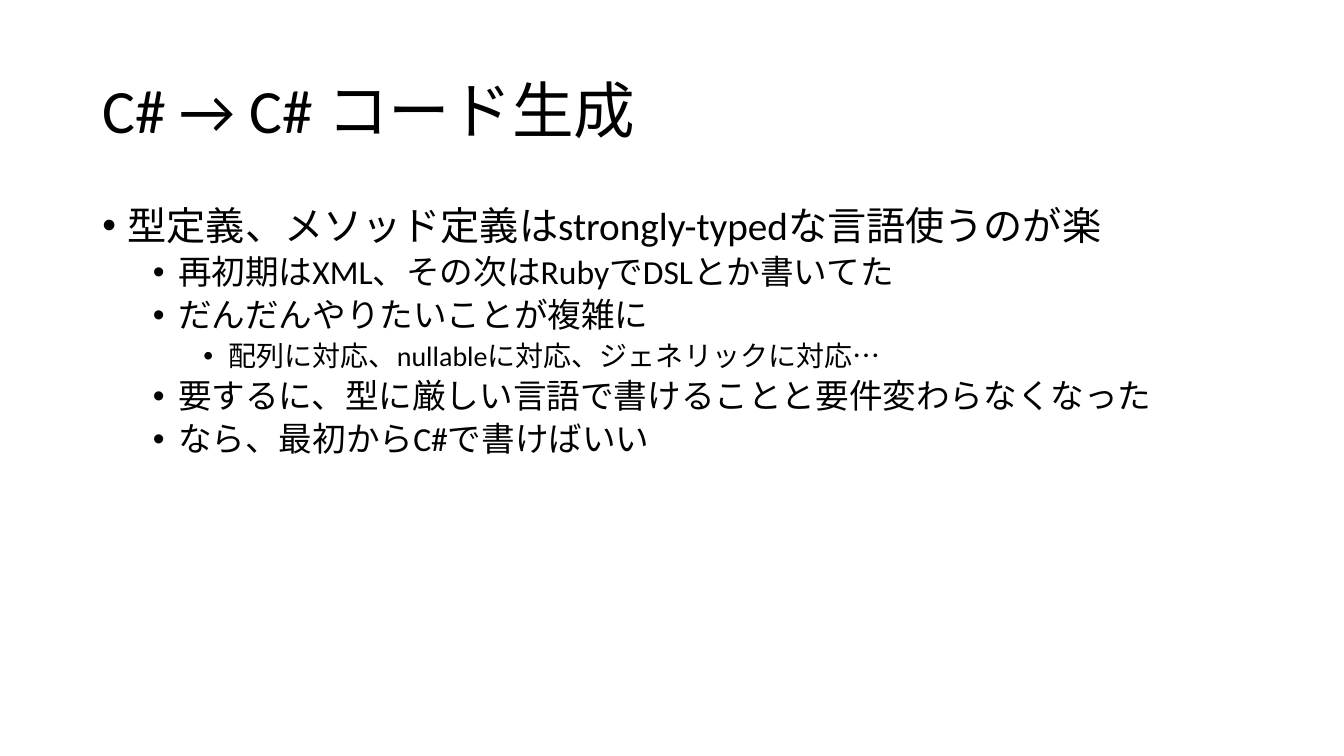
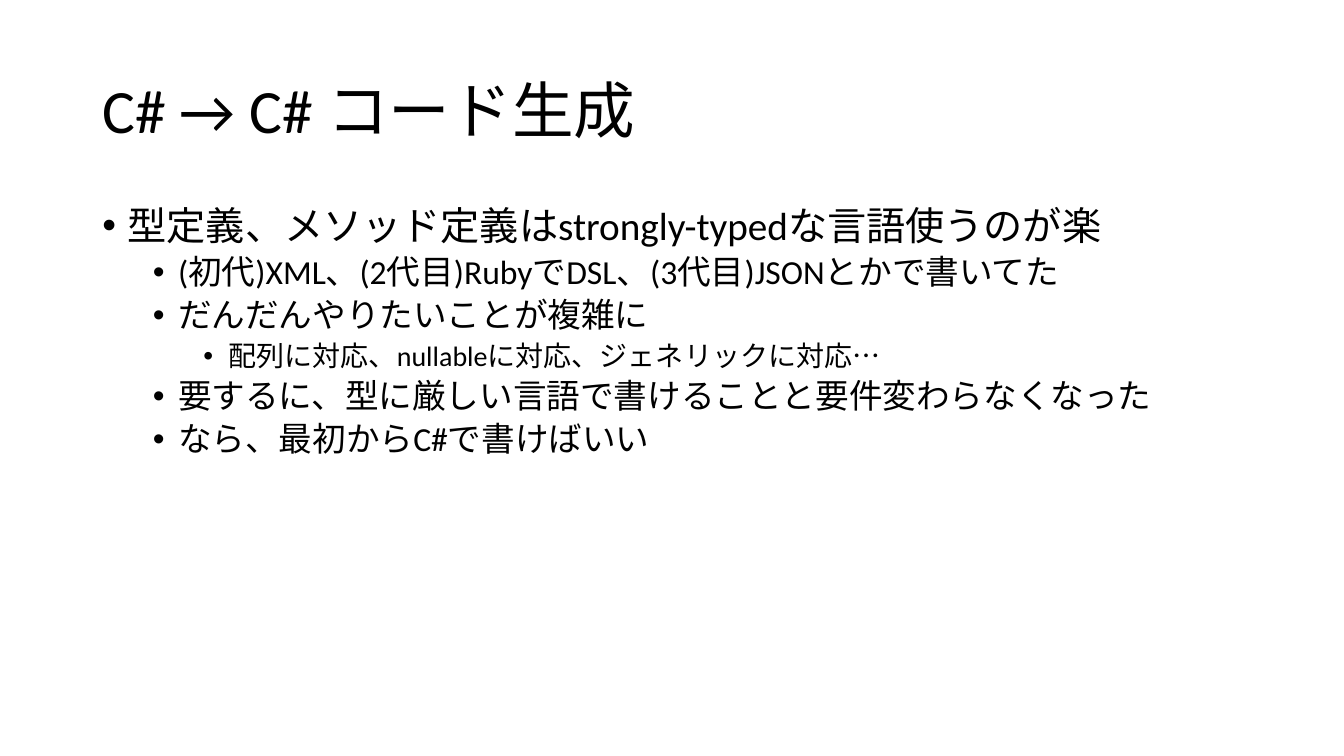
Before and after one commit to ppcuni/UnityCsharp20150321, a slide deck: slide 45 of doc/自社フレームワーク.pptx. Drawn at 1344x756 pixels with LibreOffice and Linux fonts; fonts in the diff are those of the drawing. Boxes give left, top, right and bottom in pixels: in the first picture for what was removed or moved away, otherwise in the second. Text is boxed around its words. In the diff, an @@ line names an element or a change of style, - is before the commit and + after.

Commit message:
通信コード生成 の説明完成

```diff
--- a/doc/自社フレームワーク.pptx
+++ b/doc/自社フレームワーク.pptx
@@ text at [178,257,1059,290]: text changed @@
-  • 再初期はXML、その次はRubyでDSLとか書いてた
+  • (初代)XML、(2代目)RubyでDSL、(3代目)JSONとかで書いてた
```
Also in this commit, not shown: 3 other slides changed, 3 slides added, 5 slides removed.
